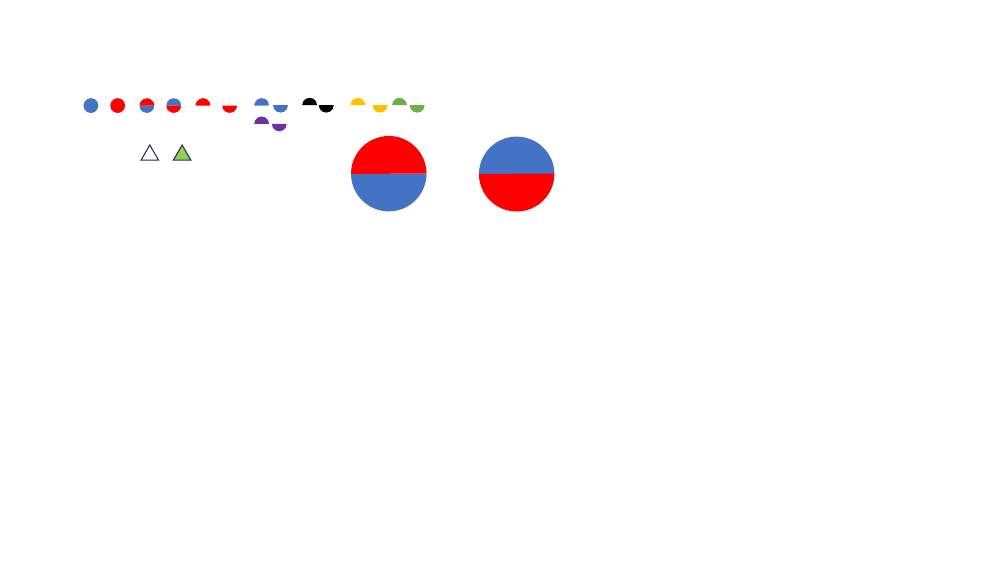
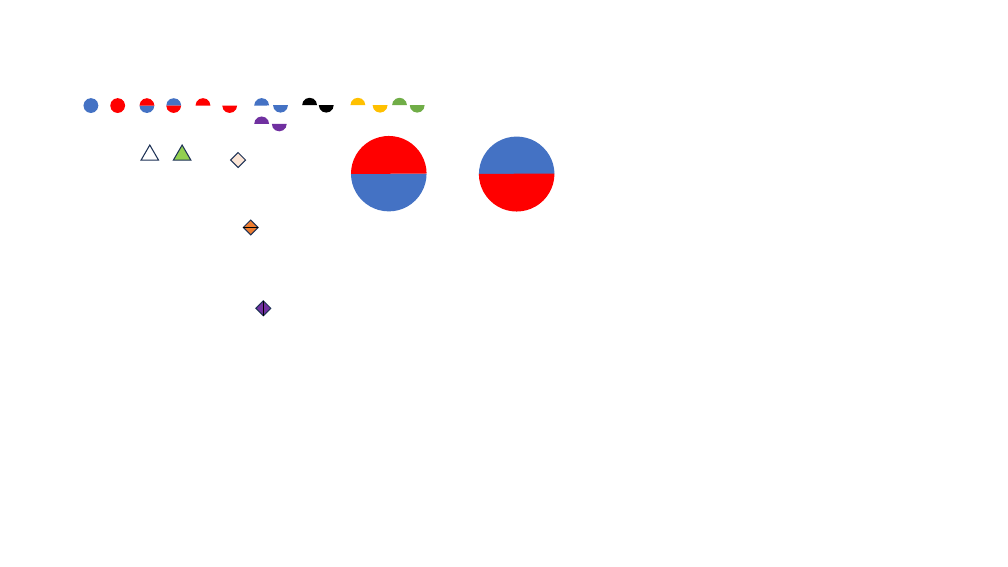
Before and after one commit to foxking0416/HuachunDailyReport2024, a slide deck: slide 1 of Python/icon製作.pptx. Drawn at 1008x567 pixels with LibreOffice and Linux fonts; fonts in the diff are those of the drawing. Boxes give left, top, right and bottom in pixels: in the first picture for what was removed or moved away, otherwise in the second. Text is boxed around its words. In the diff, an @@ line names an element or a change of style, - is before the commit and + after.

```diff
--- a/Python/icon製作.pptx
+++ b/Python/icon製作.pptx
@@ diamond added at [231,153,246,168], fill #FBE5D6, outline #1E3256 1 pt @@
@@ diamond added at [243,220,259,235], fill #ED7D31, outline #1E3256 1 pt @@
@@ line added from (243, 228) to (259, 228), #000000 0.5 pt @@
@@ diamond added at [256,301,271,316], fill #7030A0, outline #1E3256 1 pt @@
@@ line added from (263, 301) to (263, 316), #000000 0.5 pt @@
```
Also in this commit, not shown: 4 other files.
